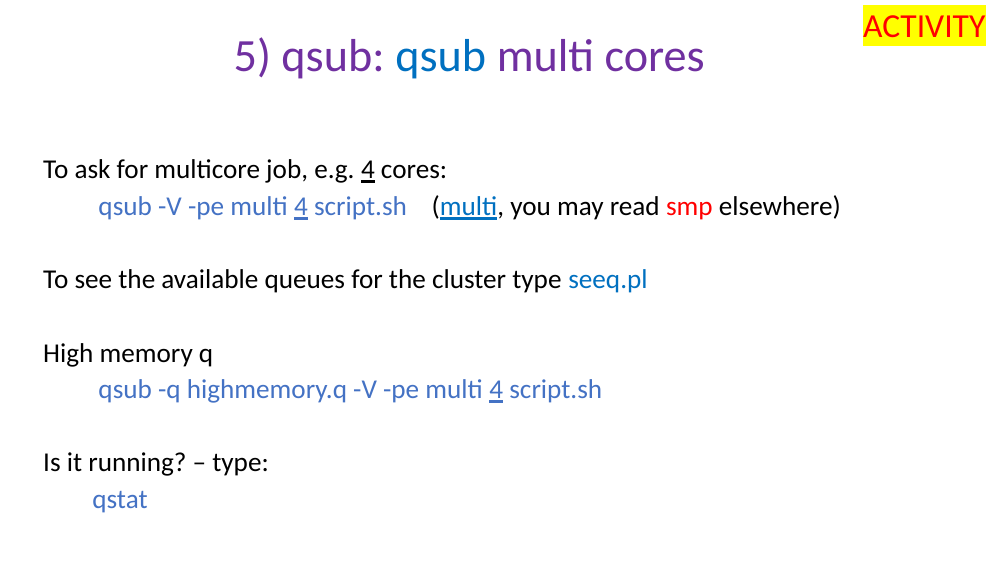
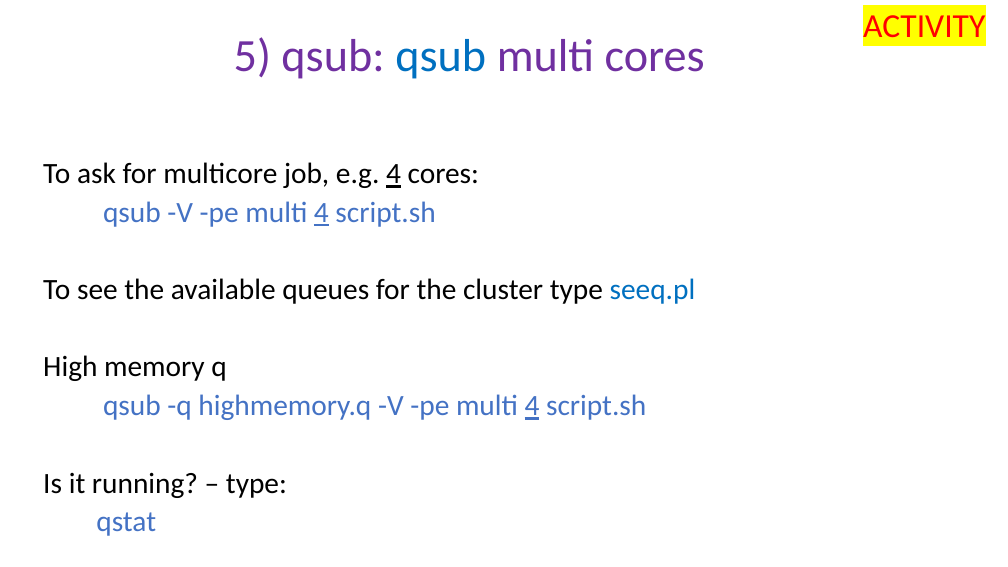
Before and after one commit to peterthorpe5/Sys_admin, a slide deck: slide 4 of cluster_course/powerpoint/5_qsub.pptx. Drawn at 1008x567 pixels with LibreOffice and Linux fonts; fonts in the diff are those of the drawing. Boxes give left, top, right and bottom in pixels: in the first picture for what was removed or moved away, otherwise in the second. Text is boxed around its words. In the diff, an @@ line names an element or a change of style, - is before the commit and + after.

```diff
--- a/cluster_course/powerpoint/5_qsub.pptx
+++ b/cluster_course/powerpoint/5_qsub.pptx
@@ text at [43,162,696,536]: size 25.9 to 28 pt in "To ask for multicore job, e.g. 4 ...", "To see the available queues for the ...", "High memory q", "qsub -q highmemory.q -V -pe multi 4 ..." and 2 more places @@
@@ text at [103,201,435,227]: text changed; size 25.9 to 28 pt @@
-qsub -V -pe multi 4 script.sh (multi, you may read smp elsewhere)
+qsub -V -pe multi 4 script.sh
```
Also in this commit, not shown: 1 slide added, 6 other files.
